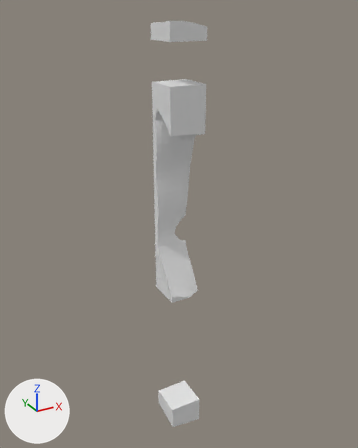
Two versions of the glTF model assets/terrain/surface_pieces/surf_35_3.glb, one commit apart.
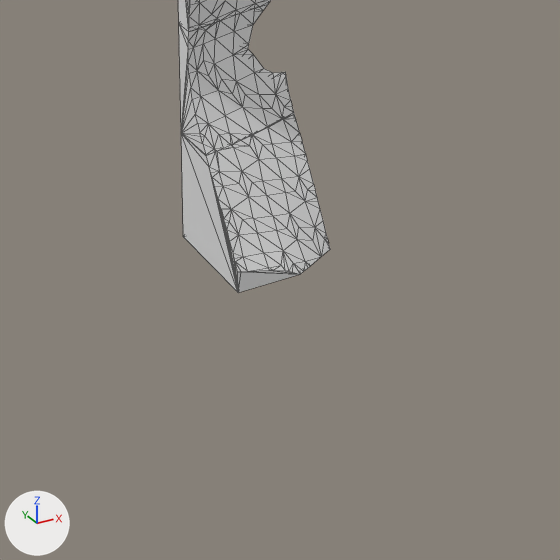
Each version is shown whole from a 50 mm camera at (36.8, 36.5, 8.8) aimed at (68.3, 93.8, -19.9), then close up on the part from 29% to 74% of the width and 49% to 85% of the height. Lighting does not change. The marker at lower left points along +X, +Y and +Z. The last two pictures show the newer version. The close-ups show mesh edges as thin lines. Where no turn or scale is listed for an object, it has been applied to the vertices.

Objects in the first close-up: 'layer_5', 'layer_6', 'layer_7'.
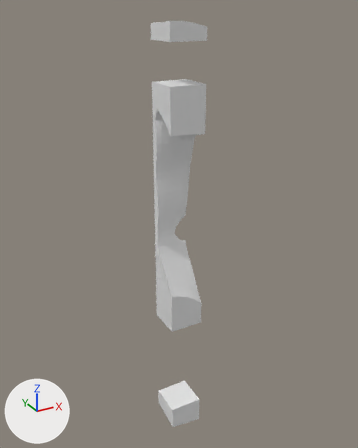
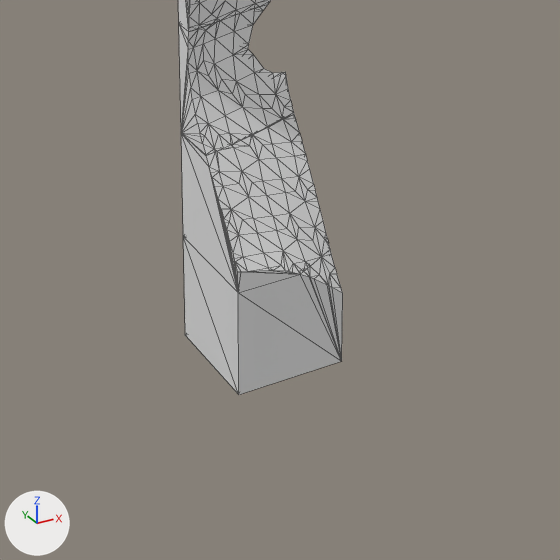
Location of each change, (x1, y1, x2, y2) in pixels of the close-ups (560 x 560 px):
'layer_8', added
    after: (183, 237, 343, 395)

The edits, one by one:
Mesh me_layer_8 is new.
It has 35 vertices, 66 faces and spans x 65.0..70.0, y 90.0..95.0, z -35.0..-30.0.
Object 'layer_8' (ob_layer_8) is new; it shows me_layer_8.
Its location is (0.0, 0.0, 0.0).
